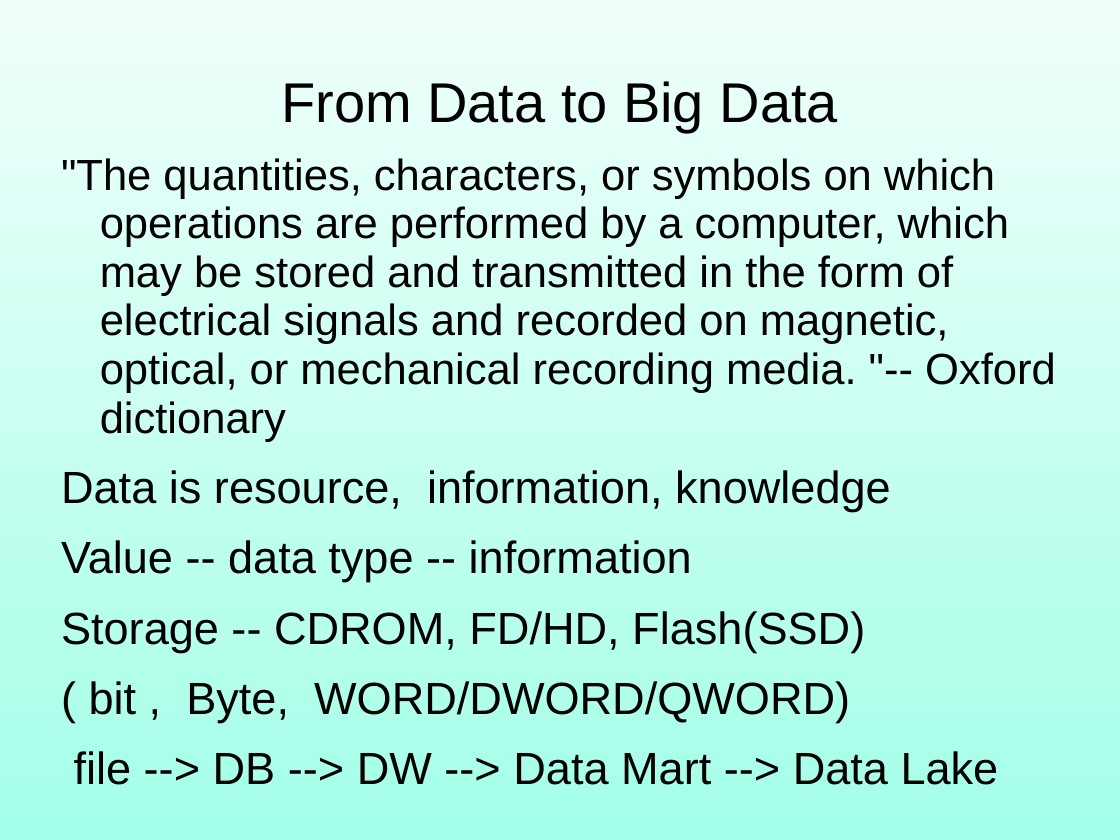
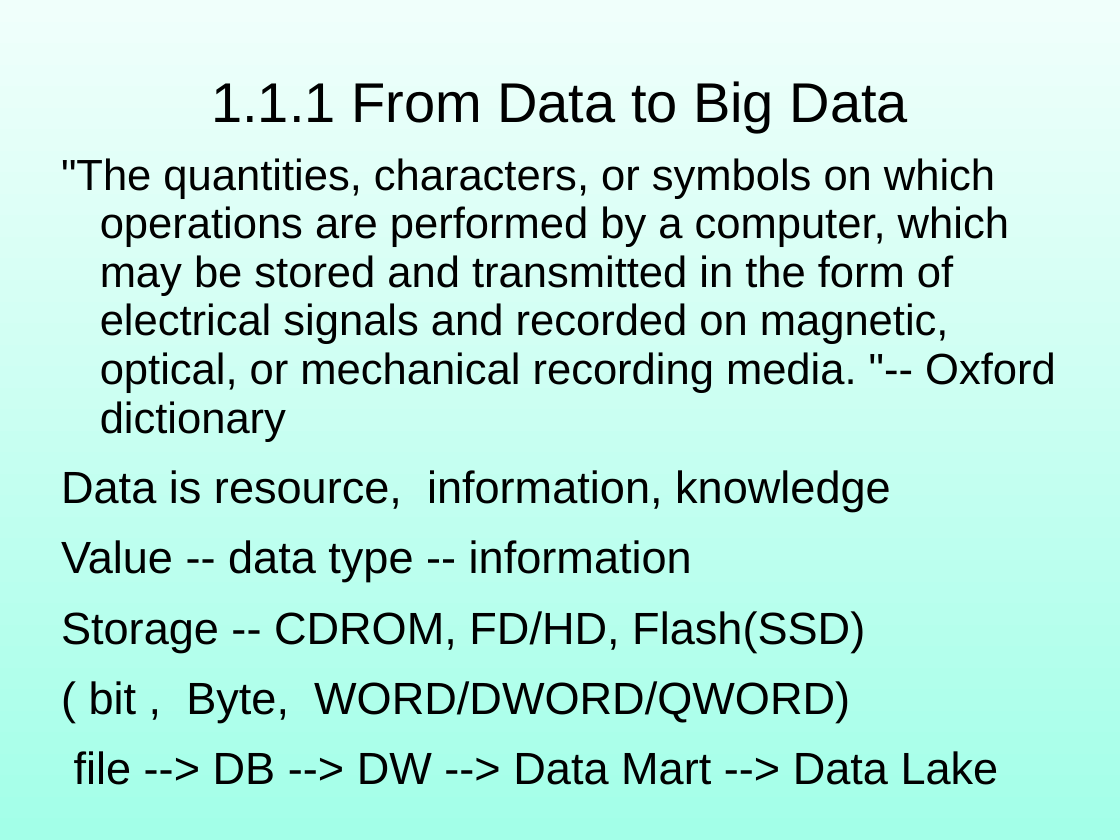
Before and after one commit to robin3795/Data, a slide deck: slide 9 of 2018_1.ppt. Drawn at 1120x840 pixels with LibreOffice and Linux fonts; fonts in the diff are those of the drawing. Boxes give left, top, right and bottom in pixels: in the first picture for what was removed or moved away, otherwise in the second. Text is boxed around its words. In the diff, an @@ line names an element or a change of style, - is before the commit and + after.

```diff
--- a/2018_1.ppt
+++ b/2018_1.ppt
@@ text at (211, 81, 908, 132): text changed @@
-From Data to Big Data
+1.1.1 From Data to Big Data
```
Also in this commit, not shown: 2 other slides changed, 5 slides added, 1 slide removed.
